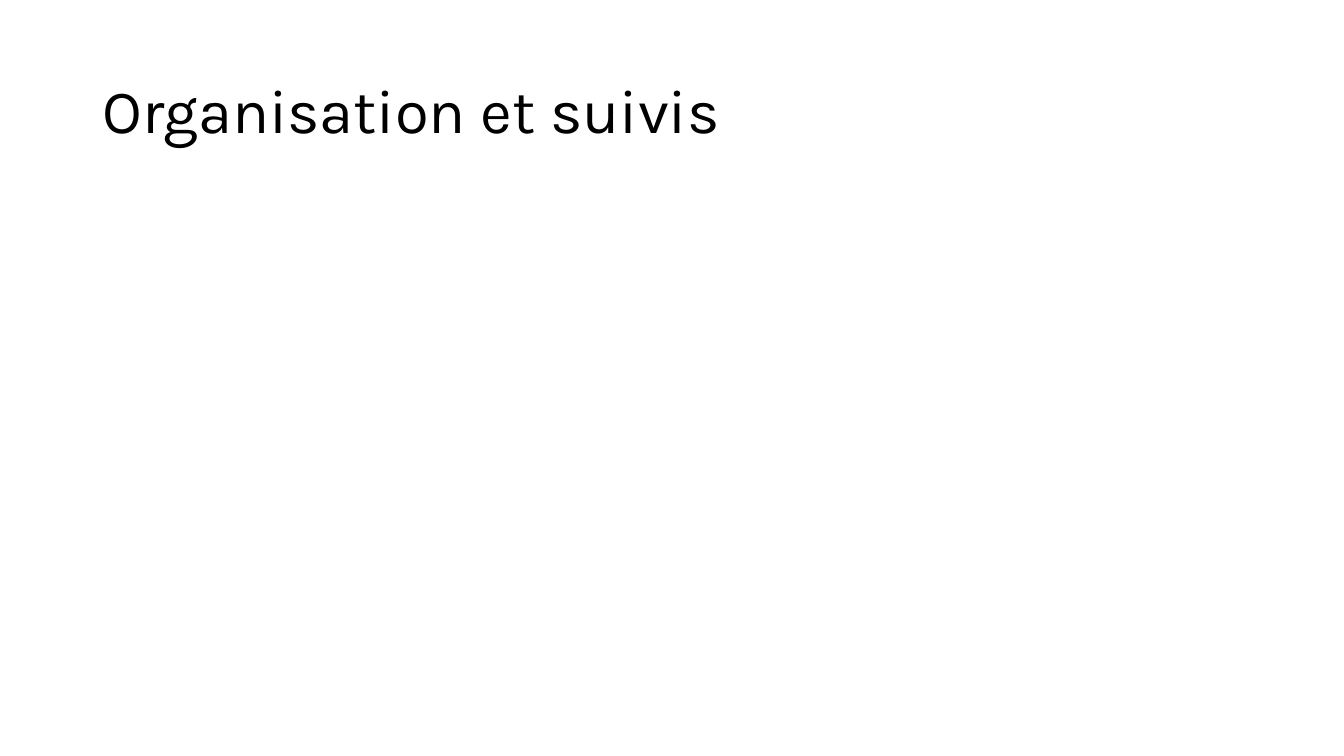
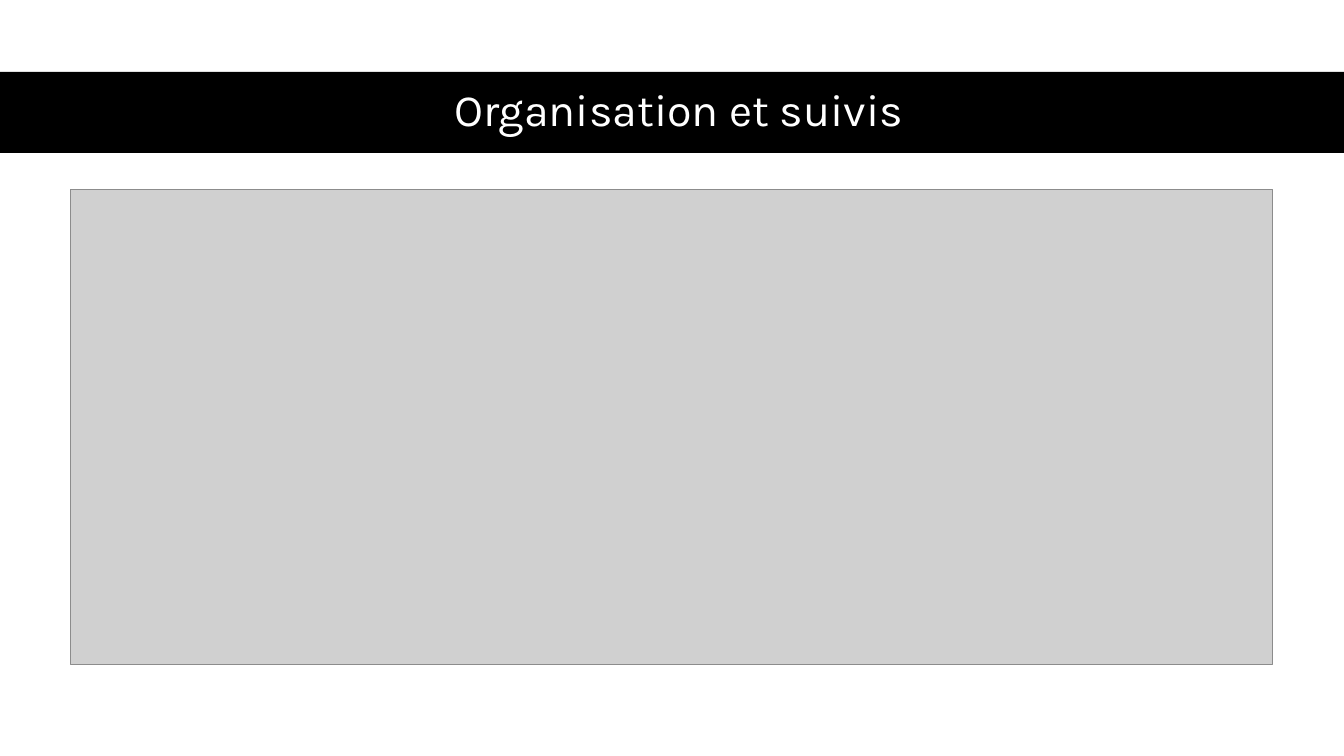
Before and after one commit to Barras-Matias-emf/306-G2-ArcadiaBox, a slide deck: slide 13 of documentation/ArcadiaboxPresentation.pptx. Drawn at 1344x756 pixels with LibreOffice and Linux fonts; fonts in the diff are those of the drawing; grey boxes stand for pictures. Boxes give left, top, right and bottom in pixels: in the first picture for what was removed or moved away, otherwise in the second. Text is boxed around its words. In the diff, an @@ line names an element or a change of style, - is before the commit and + after.

```diff
--- a/documentation/ArcadiaboxPresentation.pptx
+++ b/documentation/ArcadiaboxPresentation.pptx
@@ rectangle added at [0, 72, 1344, 153], fill #000000 @@
@@ title "Organisation et suivis": place and size @@
-title "Organisation et suivis" at [102, 90, 720, 148]
+title "Organisation et suivis" at [454, 95, 903, 137]
@@ title "Organisation et suivis" at [454, 95, 903, 137]: size 44 to 32 pt, text colour #000000 to #FFFFFF; alignment left to centre @@
@@ picture added at [71, 190, 1273, 664] @@
```
Also in this commit, not shown: 2 other slides changed, 1 slide added, 6 other files.
